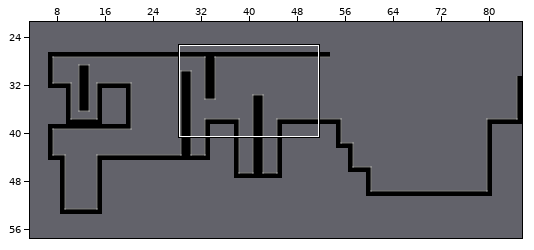
Two states of a Tiled map (JSON), deploy/assets/maps/demo_level2.json. The picture above shows the old version from afar; the outline marks the close-up.
Close-up. Before the commit:
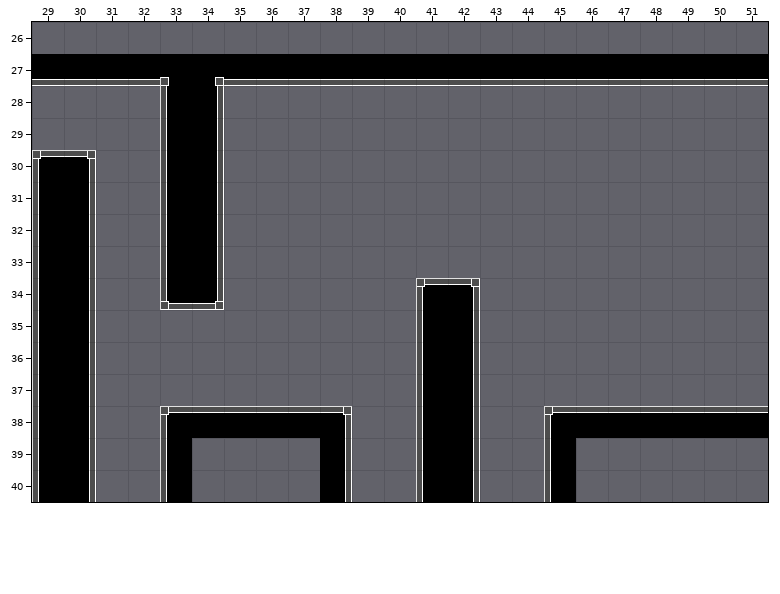
Cells are 32x32 px. Shown: x 29..51, y 26..40. The commit also changed other parts of the map, which this record leaves out.
New version:
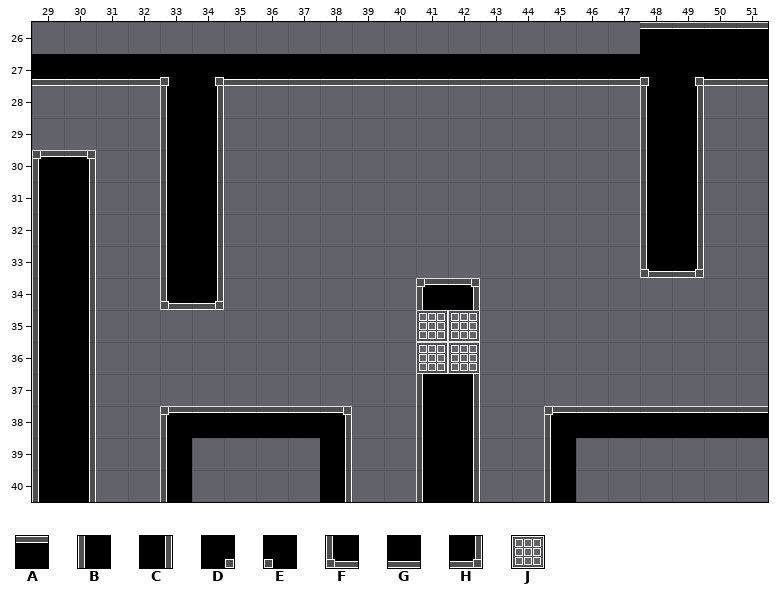
Key: from "Tiles": A 1, B 10, C 12, D 14, E 15, F 20, G 21, H 22, J 31.
_ is an empty cell, . an unchanged one.
Edits made:
--- layer "world"
@@ x 48..51 @@
-26 ____
-27 GG..
-28 __..
-29 __..
-30 __..
-31 __..
-32 __..
-33 __..
+26 AAAA
+27 ED..
+28 BC..
+29 BC..
+30 BC..
+31 BC..
+32 BC..
+33 FH..
@@ x 41..42 @@
-35 BC
-36 BC
+35 JJ
+36 JJ
Pixel boxes of the changes (left, top, right, bottom) in both close-ups:
changed: (640, 22, 768, 278)
changed: (417, 310, 479, 374)
